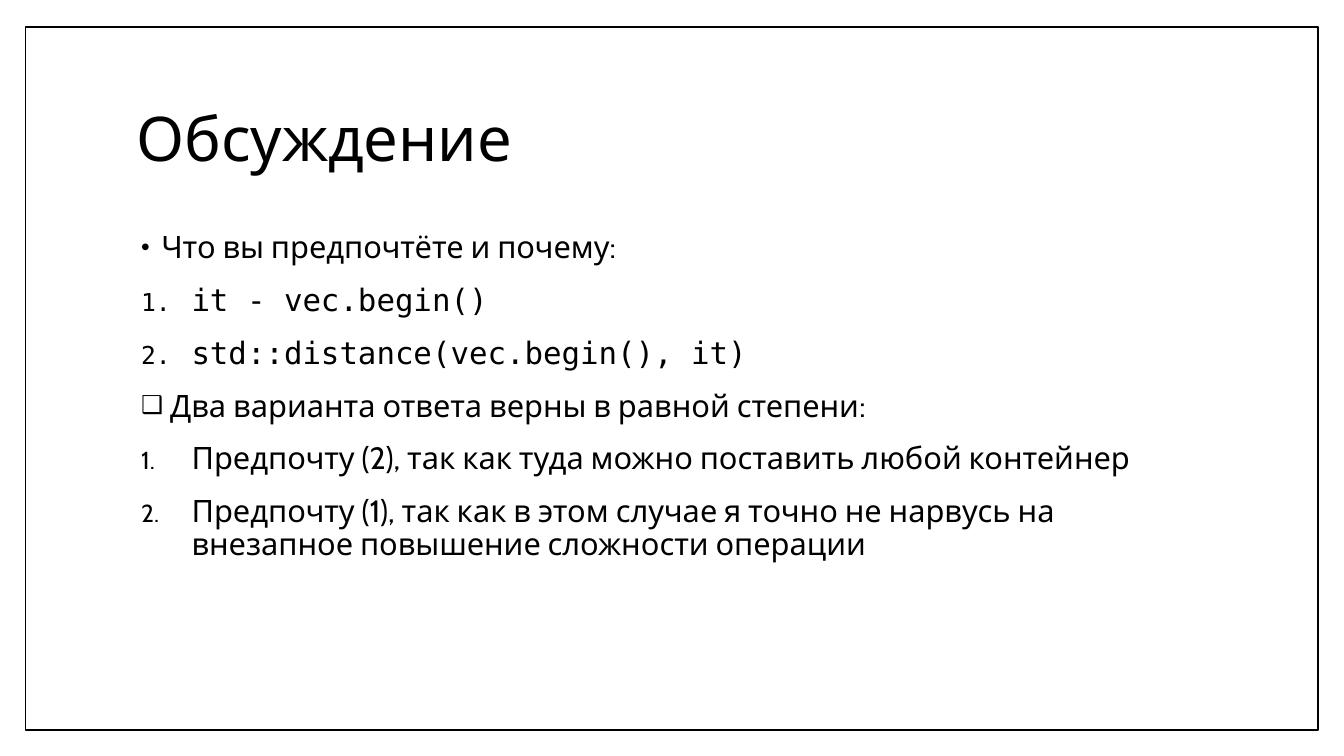
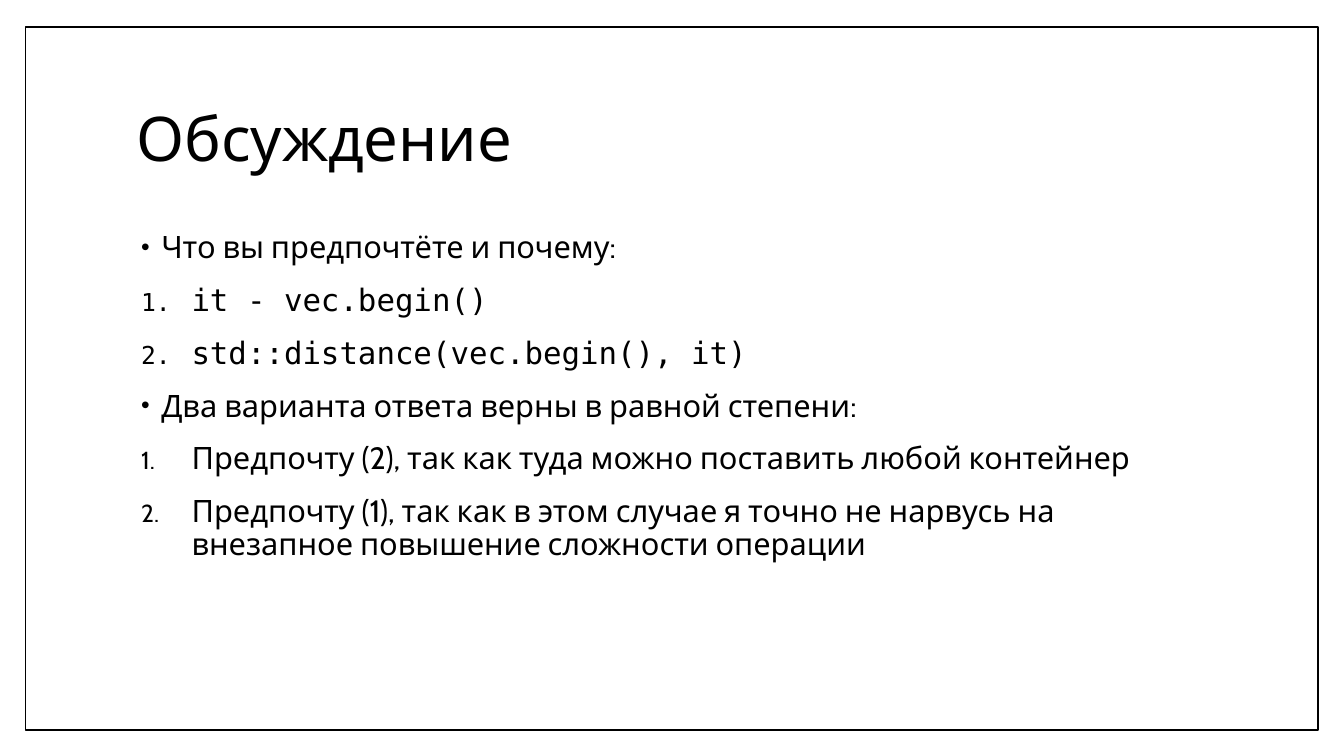
Before and after one commit to MIPT-ILab/cpp-lects-rus, a slide deck: slide 17 of slides/lec2-10-iterators.pptx (slide 26 before the commit). Drawn at 1344x756 pixels with LibreOffice and Linux fonts; fonts in the diff are those of the drawing. Boxes give left, top, right and bottom in pixels: in the first picture for what was removed or moved away, otherwise in the second. Text is boxed around its words. In the diff, an @@ line names an element or a change of style, - is before the commit and + after.

```diff
--- a/slides/lec2-10-iterators.pptx
+++ b/slides/lec2-10-iterators.pptx
@@ text at <box>161,393,850,425</box>: bullet ❑ to • @@
```
Also in this commit, not shown: 17 other slides changed, 33 slides added, 1 slide removed, 28 other files.
